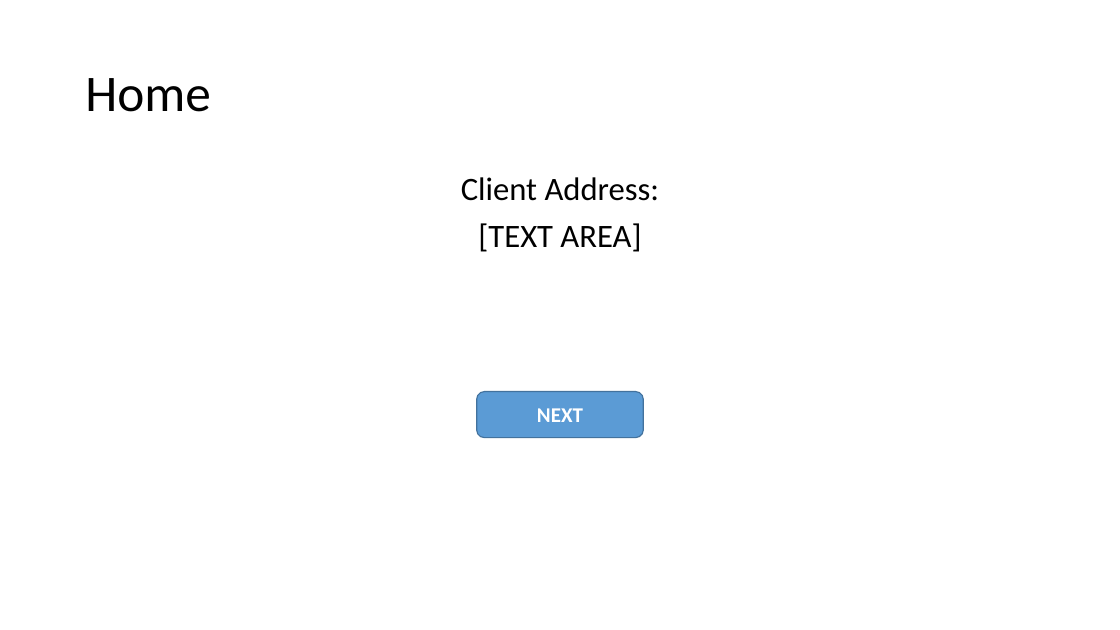
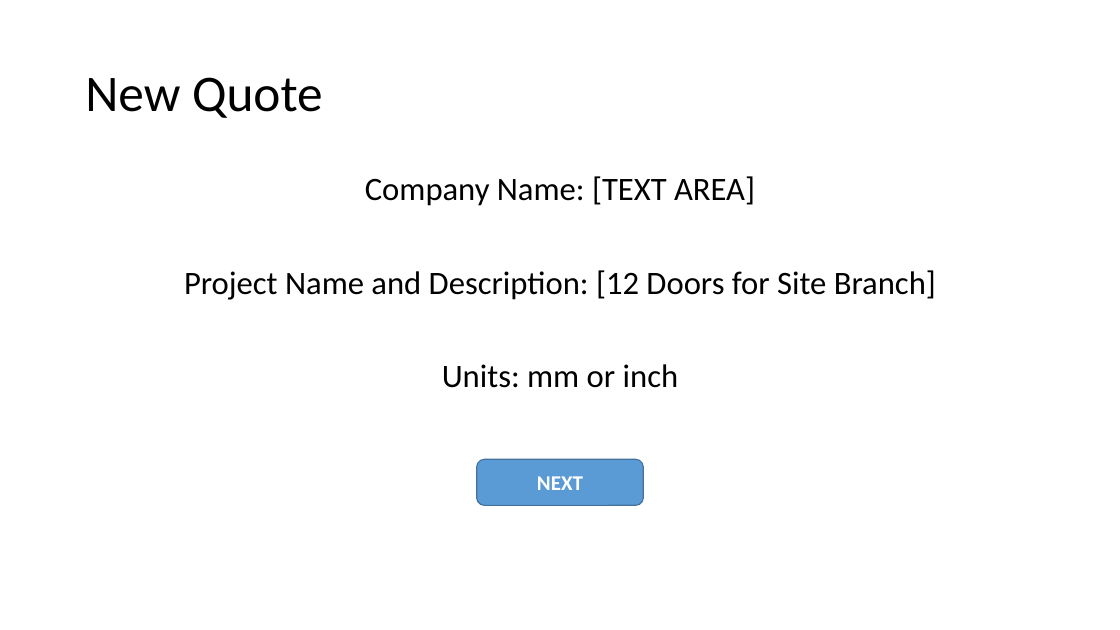
Before and after one commit to mohammed52/quotation-automator, a slide deck: slide 4 of app-quotation-automator.pptx (slide 1 before the commit). Drawn at 1120x630 pixels with LibreOffice and Linux fonts; fonts in the diff are those of the drawing. Boxes give left, top, right and bottom in pixels: in the first picture for what was removed or moved away, otherwise in the second. Text is boxed around its words. In the diff, an @@ line names an element or a change of style, - is before the commit and + after.

```diff
--- a/app-quotation-automator.pptx
+++ b/app-quotation-automator.pptx
@@ title at <box>85,77,323,118</box>: text changed @@
-Home
+New Quote
@@ text at <box>184,176,936,388</box>: text changed @@
-Client Address:
-[TEXT AREA]
+Company Name: [TEXT AREA]
+Project Name and Description: [12 Doors for Site Branch]
+Units: mm or inch
@@ rounded rectangle "NEXT": place and size @@
-rounded rectangle "NEXT" at <box>476,392,643,438</box>
+rounded rectangle "NEXT" at <box>476,460,643,506</box>
```
Also in this commit, not shown: 7 other slides changed, 3 slides added, 1 slide removed, 8 other files.
